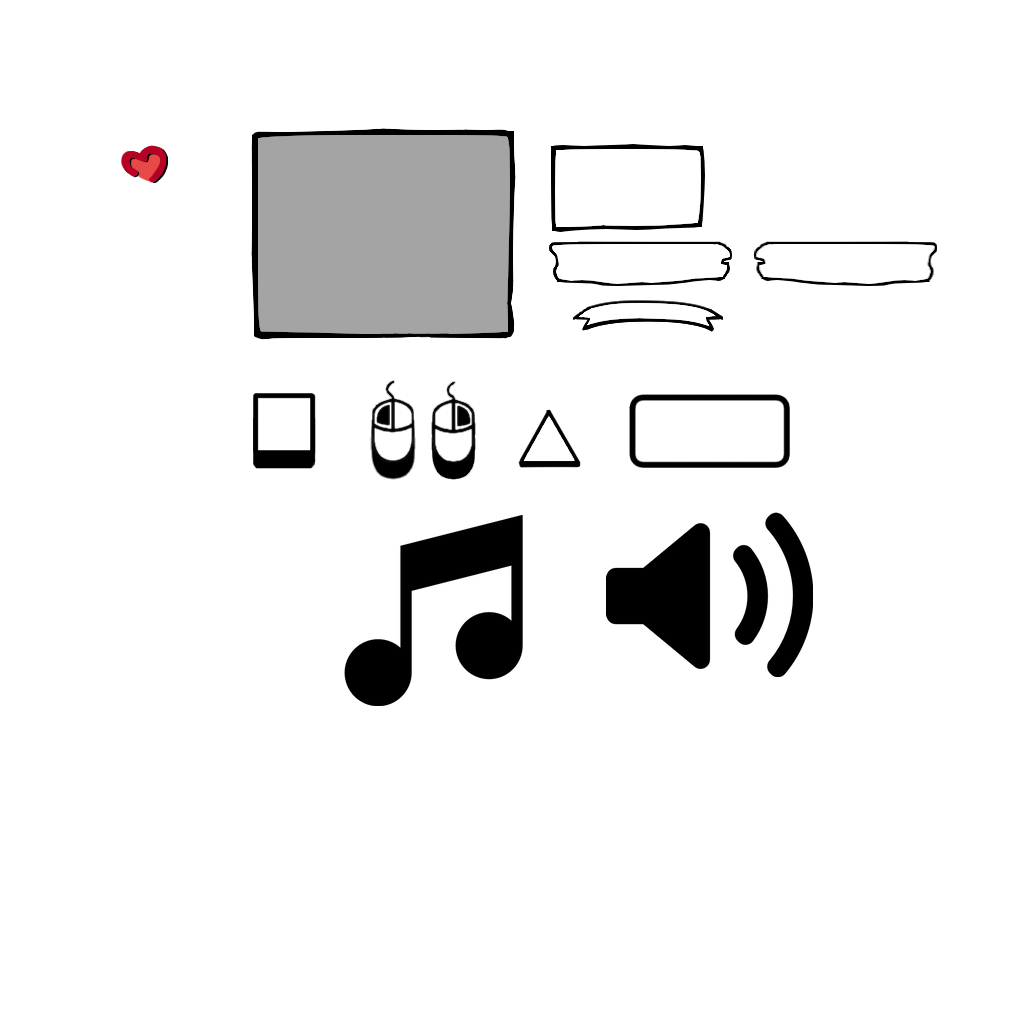
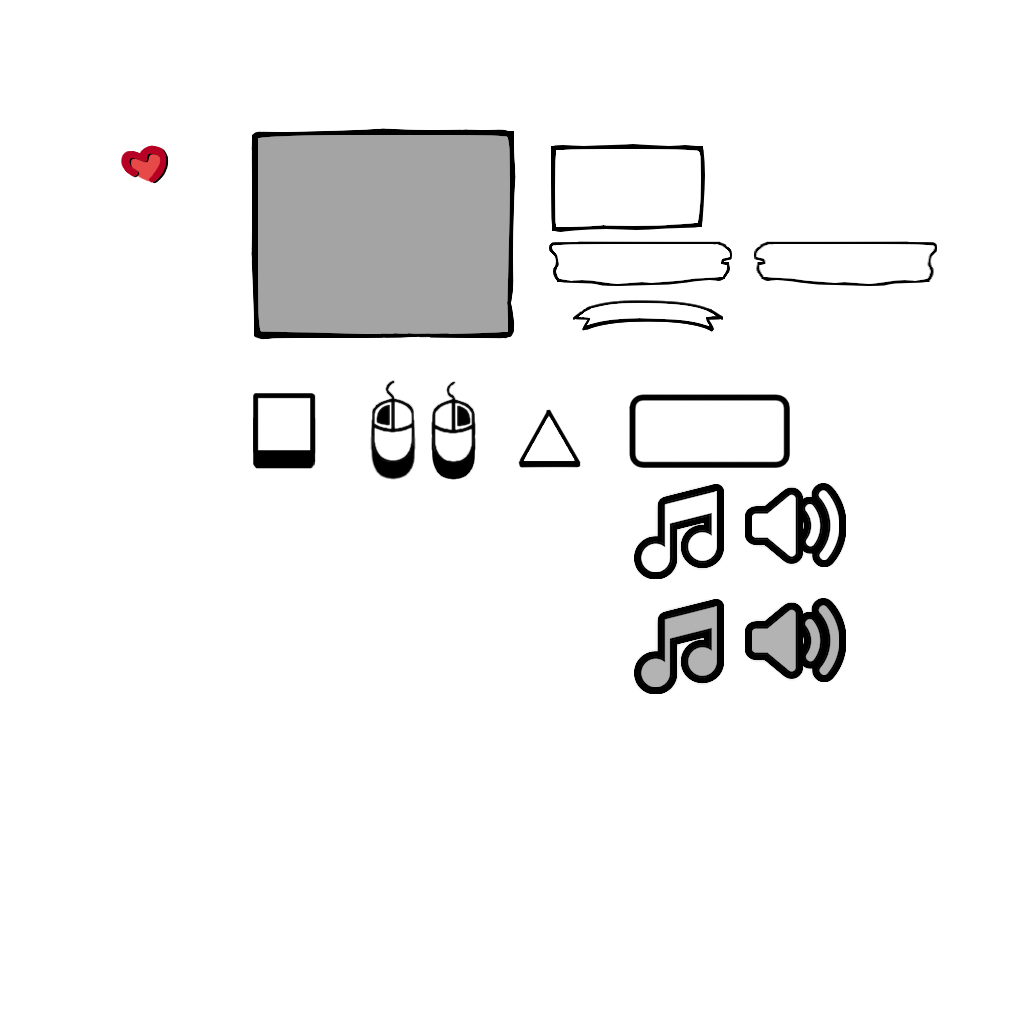
Layer changes from the first 1024 x 1024 image to the second:
painted on "musical-note.png" (1st of 2) over [left=344, top=484, right=768, bottom=706]
added layer "musical-note.png" (2nd of 2) above "speaker-filled-audio-tool.png" over [left=640, top=512, right=768, bottom=694]
added layer "speaker-filled-audio-tool.png" (1st of 2) above "speaker-filled-audio-tool.png" over [left=704, top=512, right=846, bottom=685]
painted on "speaker-filled-audio-tool.png" (2nd of 2) over [left=606, top=483, right=846, bottom=694]
painted on "Paint Layer 9" over [left=655, top=483, right=832, bottom=512]
painted on "Paint Layer 1" over [left=344, top=484, right=768, bottom=704]
painted on "Paint Layer 3 (pasted)" over [left=344, top=484, right=768, bottom=704]
